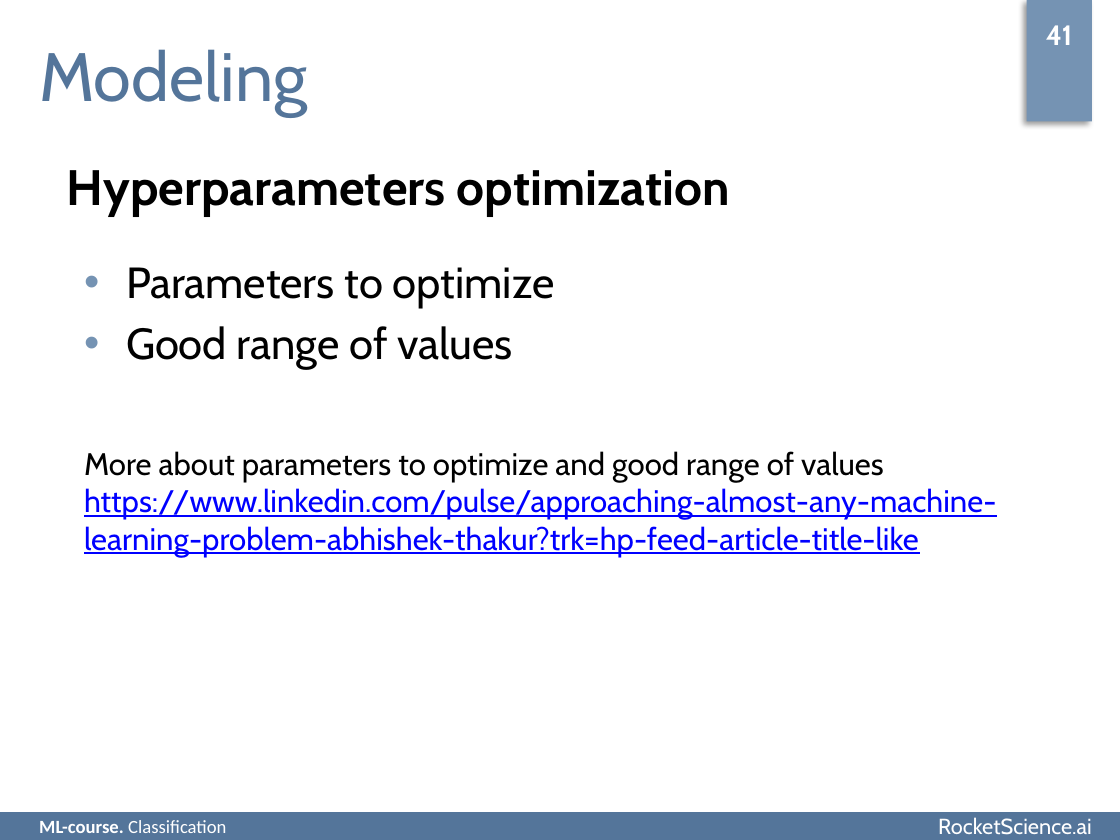
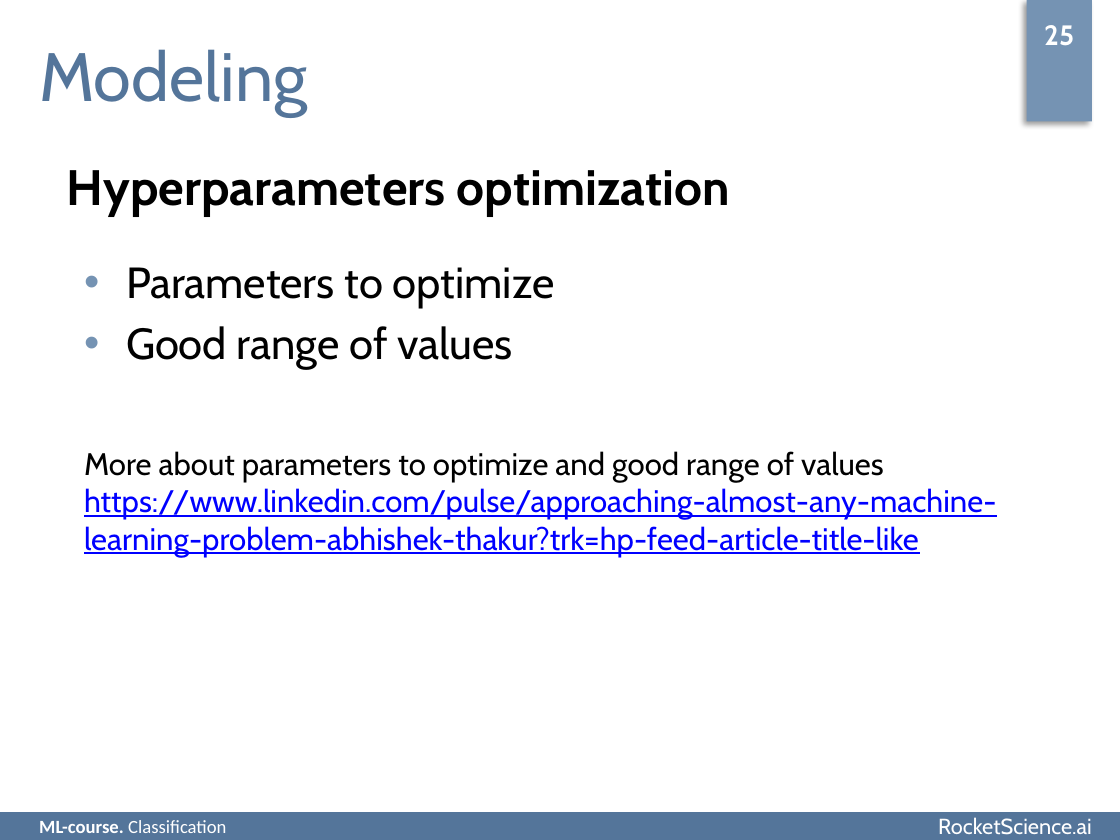
Before and after one commit to rjaffk/tensorby, a slide deck: slide 25 of lecture_classification/presentation/lecture_classification.pptx (slide 24 before the commit). Drawn at 1120x840 pixels with LibreOffice and Linux fonts; fonts in the diff are those of the drawing; background and template pictures are left out. Boxes give left, top, right and bottom in pixels: in the first picture for what was removed or moved away, otherwise in the second. Text is boxed around its words. In the diff, an @@ line names an element or a change of style, - is before the commit and + after.

```diff
--- a/lecture_classification/presentation/lecture_classification.pptx
+++ b/lecture_classification/presentation/lecture_classification.pptx
@@ text at (x1=1044, y1=25, x2=1074, y2=46): text changed @@
-41
+25
```
Also in this commit, not shown: 11 other slides changed, 1 slide added, 5 other files.
